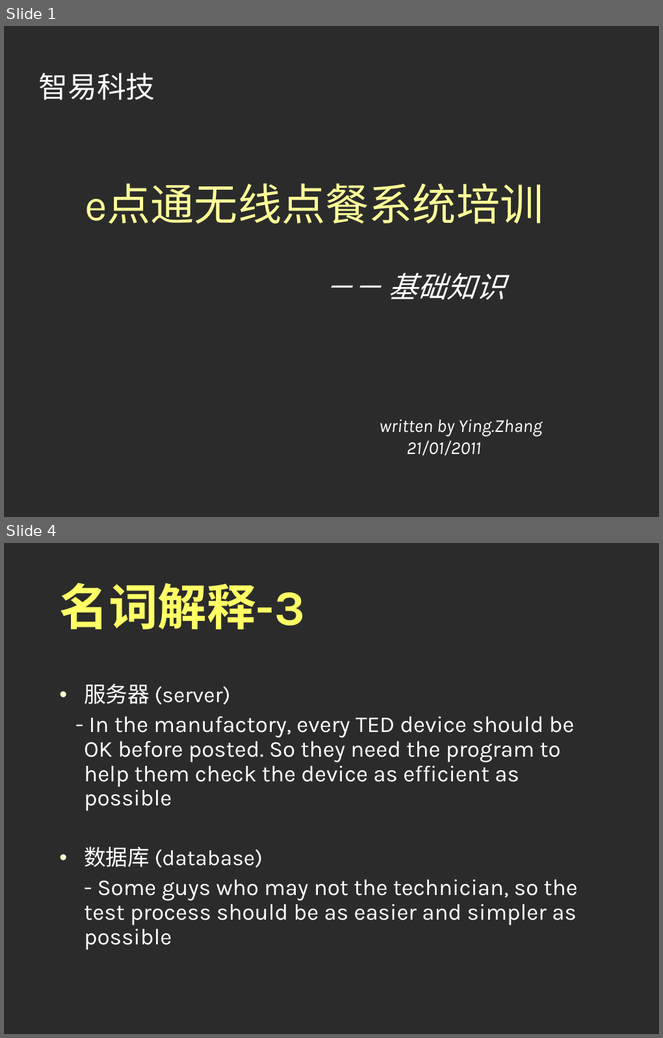
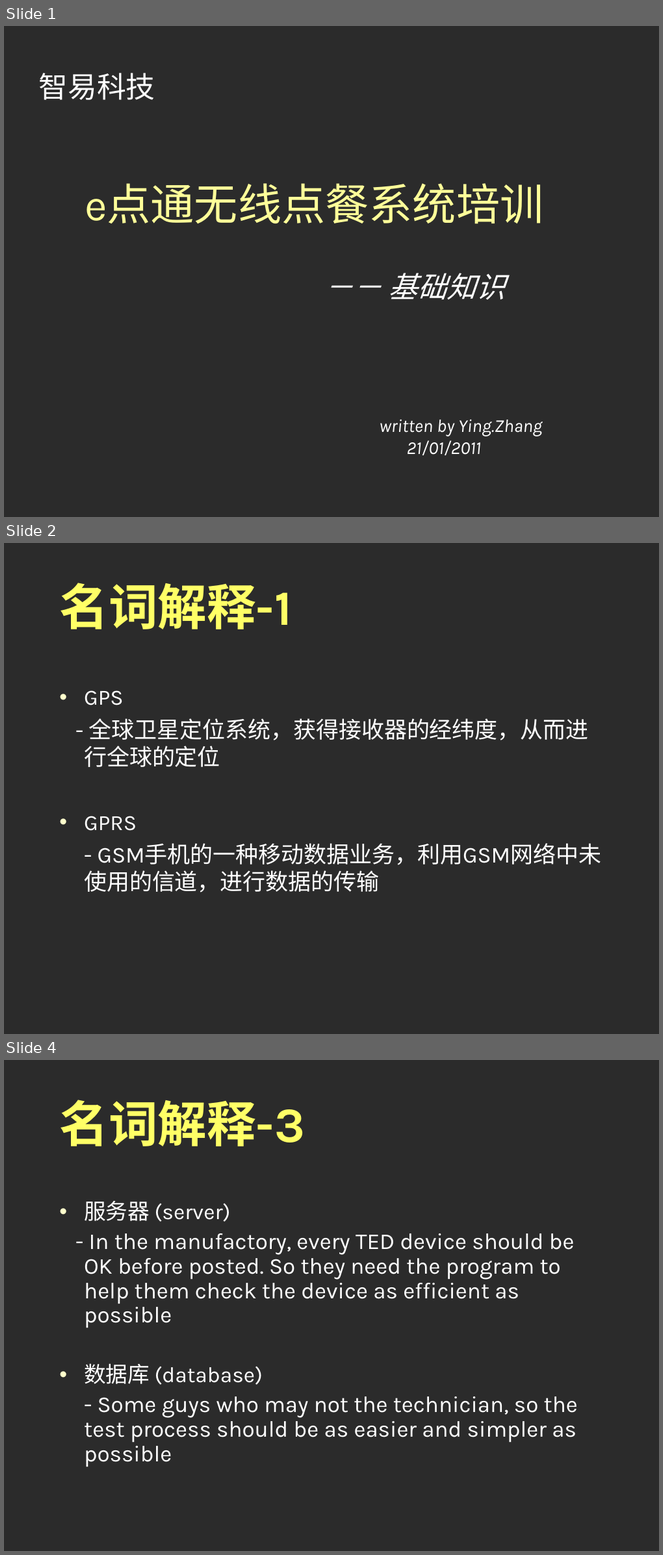
Before and after one commit to runt18/wireless-order-solution, a slide deck: doc/e点通基础培训.ppt. Shown one above the other, each under a label of ours: slides 1 and 4 before the commit, slides 1, 2 and 4 after it; the slides between them are not shown. The pictures are 663x1038 and 663x1555 pixels, drawn with LibreOffice and Linux fonts; fonts in the diff are those of the drawing; background and template pictures are left out; a plain dark background stands for a picture behind light text. Boxes give left, top, right and bottom in pixels: in the first picture for what was removed or moved away, otherwise in the second. Text is boxed around its words. In the diff, an @@ line names an element or a change of style, - is before the commit and + after.

```diff
--- a/doc/e点通基础培训.ppt
+++ b/doc/e点通基础培训.ppt
@@ slide 2 added at (x1=4, y1=543, x2=659, y2=1034), background picture (left out) @@
@@ title added at (x1=60, y1=583, x2=293, y2=629), 54 pt, text #FFFF66, bold @@
+名词解释-1
@@ text added at (x1=84, y1=691, x2=602, y2=893), 25 pt, text #FFFFFF @@
+• GPS
+- 全球卫星定位系统，获得接收器的经纬度，从而进行全球的定位
+• GPRS
+- GSM手机的一种移动数据业务，利用GSM网络中未使用的信道，进行数据的传输
```
Also in this commit, not shown: 1 slide changed, 1 slide removed.
